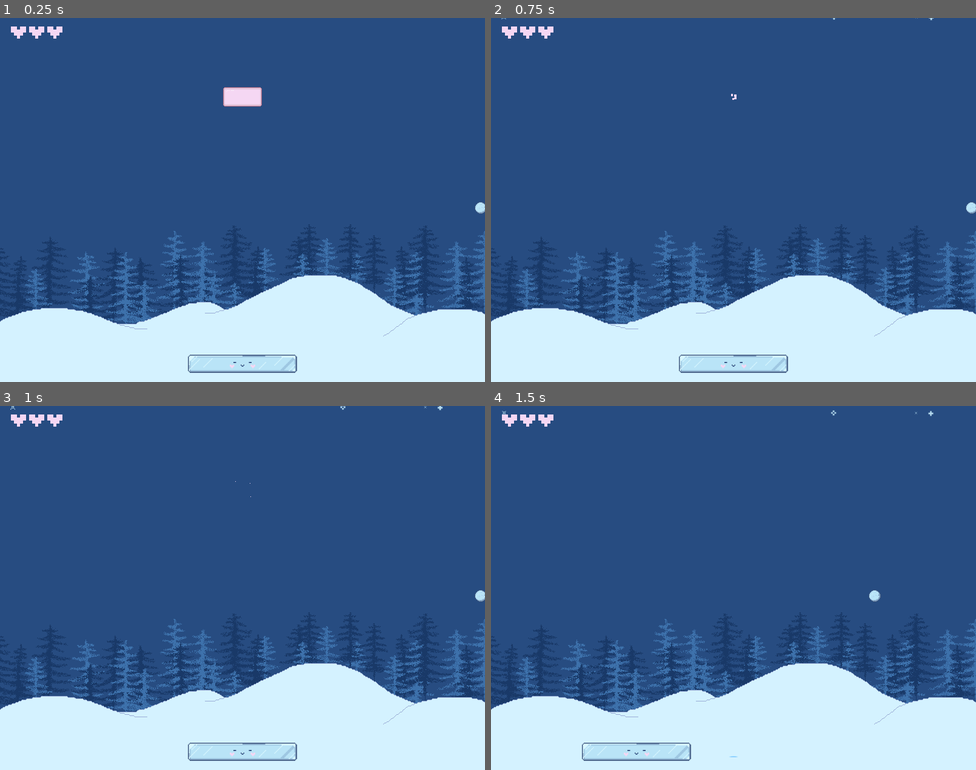
Above: before the commit, frames 1-4 (two rows, left to right).
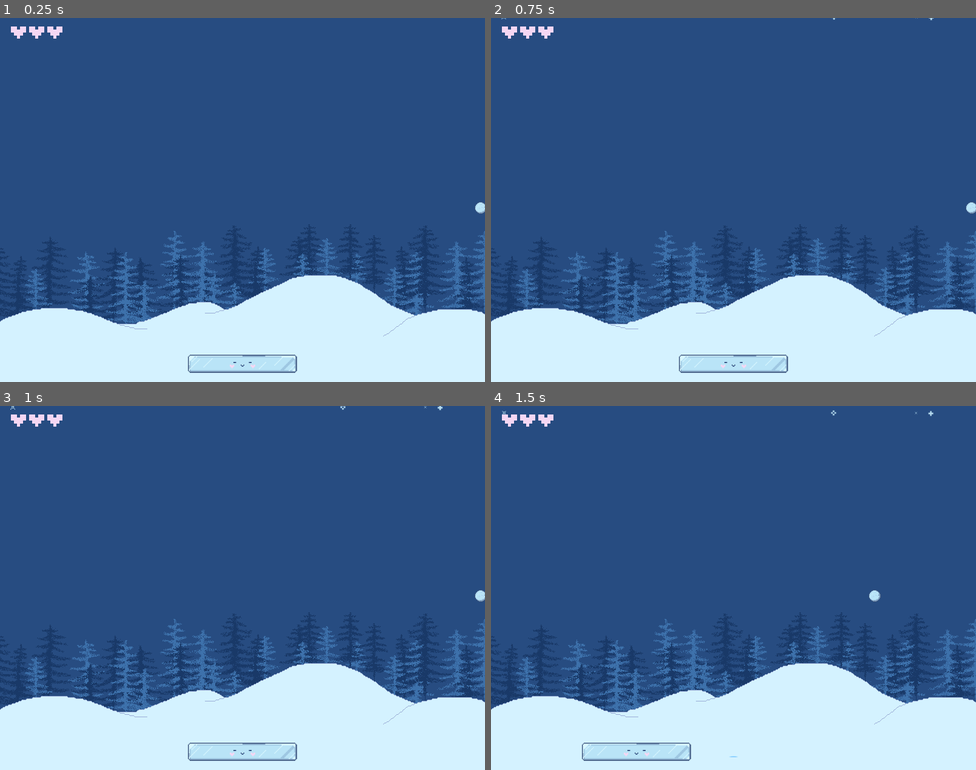
Above: after the commit, the same moments.

Repository: aysieelf/Snow-Break
Game: Godot game, scene res://levels/scenes/main_scene.tscn
Same seed, same stepped clock (60 frames per second), same inputs: the game is played once before the commit and once after it.
Inputs (mouse positions are in pixels of both pictures, inside the frame that each line leads up to):
- Up to frame 1 (0.25 s): no input
- Up to frame 2 (0.75 s): tap Enter at 0.5 s; move the mouse to (733, 98) at 0.52 s; click (733, 98) at 0.67 s
- Up to frame 3 (1 s): no input
- Up to frame 4 (1.5 s): move the mouse to (636, 606) at 1.27 s; click (636, 606) at 1.42 s

The runs differ from the first frame. In frame 1, 0.4% of the frame differs, in the area x 46-54%, y 19-25%; in frame 2, less than 0.1%; in frame 3, less than 0.1%; in frame 4, nothing differs.

Commit message:
update: BirckContainer in game_play.tscn - add and position first block

Diff:
--- a/winter-splinter/levels/scenes/game_play.tscn
+++ b/winter-splinter/levels/scenes/game_play.tscn
@@ -13,8 +13,7 @@
 [ext_resource type="Texture2D" uid="uid://cewqwextwlbpp" path="res://assets/sprites/paddle/paddle-powerup-face.png" id="11_i7va3"]
 [ext_resource type="Script" path="res://levels/scenes/snowball.gd" id="12_cunax"]
 [ext_resource type="Texture2D" uid="uid://cyonv5hn0kcac" path="res://assets/sprites/snowball/snowball.png" id="13_w37wn"]
-[ext_resource type="Script" path="res://levels/scenes/brick-break.gd" id="14_12bo2"]
-[ext_resource type="Texture2D" uid="uid://cl0svofy222qd" path="res://assets/sprites/bricks/normal-brick.png" id="15_acb5b"]
+[ext_resource type="PackedScene" uid="uid://cprmbvgpai80j" path="res://levels/scenes/brick.tscn" id="14_kxkyu"]
 
 [sub_resource type="Gradient" id="Gradient_sieec"]
 colors = PackedColorArray(1, 1, 1, 1, 1, 1, 1, 0)
@@ -84,13 +83,6 @@
 spread = 28.374
 gravity = Vector3(0, 98, 0)
 
-[sub_resource type="Curve" id="Curve_eb7ot"]
-_data = [Vector2(0.0483516, 0.995162), 0.0, 0.0, 0, 0, Vector2(1, 0.165426), 0.0, 0.0, 0, 0]
-point_count = 2
-
-[sub_resource type="RectangleShape2D" id="RectangleShape2D_xbmfq"]
-size = Vector2(64, 32)
-
 [node name="GamePlay" type="Node2D"]
 
 [node name="Background" type="TextureRect" parent="."]
@@ -218,37 +210,26 @@
 position = Vector2(393, 313)
 texture = ExtResource("13_w37wn")
 
-[node name="BricksContainer" type="GridContainer" parent="GameEntities"]
+[node name="ControlBricksContainer" type="Control" parent="GameEntities"]
+custom_minimum_size = Vector2(800, 250)
+layout_mode = 3
+anchors_preset = 0
 offset_top = 50.0
 offset_right = 800.0
 offset_bottom = 300.0
-theme_override_constants/h_separation = 5
-theme_override_constants/v_separation = 5
+
+[node name="BricksContainer" type="GridContainer" parent="GameEntities/ControlBricksContainer"]
+layout_mode = 1
+anchors_preset = 15
+anchor_right = 1.0
+anchor_bottom = 1.0
+offset_left = 26.0
+offset_right = -26.0
+grow_horizontal = 2
+grow_vertical = 2
+theme_override_constants/h_separation = 4
+theme_override_constants/v_separation = 4
 columns = 24
 
-[node name="Brick" type="Node2D" parent="GameEntities/BricksContainer"]
-position = Vector2(400, 80)
-
-[node name="Brick" type="Area2D" parent="GameEntities/BricksContainer/Brick"]
-script = ExtResource("14_12bo2")
-
-[node name="NormalBrick1" type="Sprite2D" parent="GameEntities/BricksContainer/Brick/Brick"]
-texture = ExtResource("15_acb5b")
-
-[node name="BreakBrick" type="CPUParticles2D" parent="GameEntities/BricksContainer/Brick/Brick"]
-emitting = false
-amount = 10
-lifetime = 0.35
-one_shot = true
-explosiveness = 1.0
-spread = 180.0
-gravity = Vector2(0, 150)
-initial_velocity_min = 50.0
-initial_velocity_max = 60.0
-scale_amount_min = 2.0
-scale_amount_max = 4.0
-scale_amount_curve = SubResource("Curve_eb7ot")
-color = Color(0.960784, 0.843137, 0.952941, 1)
-
-[node name="CollisionShape2D" type="CollisionShape2D" parent="GameEntities/BricksContainer/Brick/Brick"]
-shape = SubResource("RectangleShape2D_xbmfq")
+[node name="ControlBrick" parent="GameEntities/ControlBricksContainer/BricksContainer" instance=ExtResource("14_kxkyu")]
+layout_mode = 2
Not shown: 1 places in winter-splinter/levels/scenes/game_play.tscn that only renumber resources
